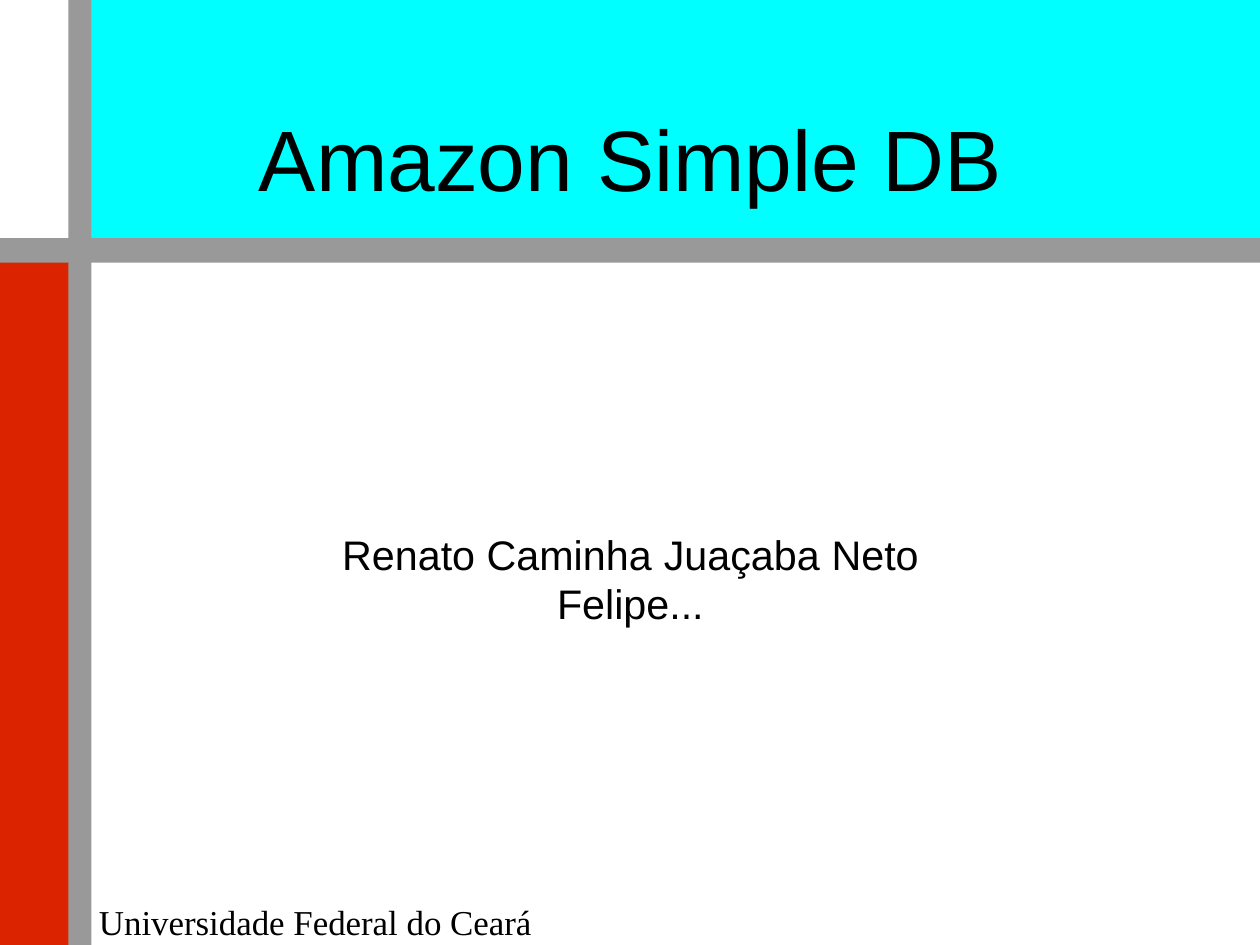
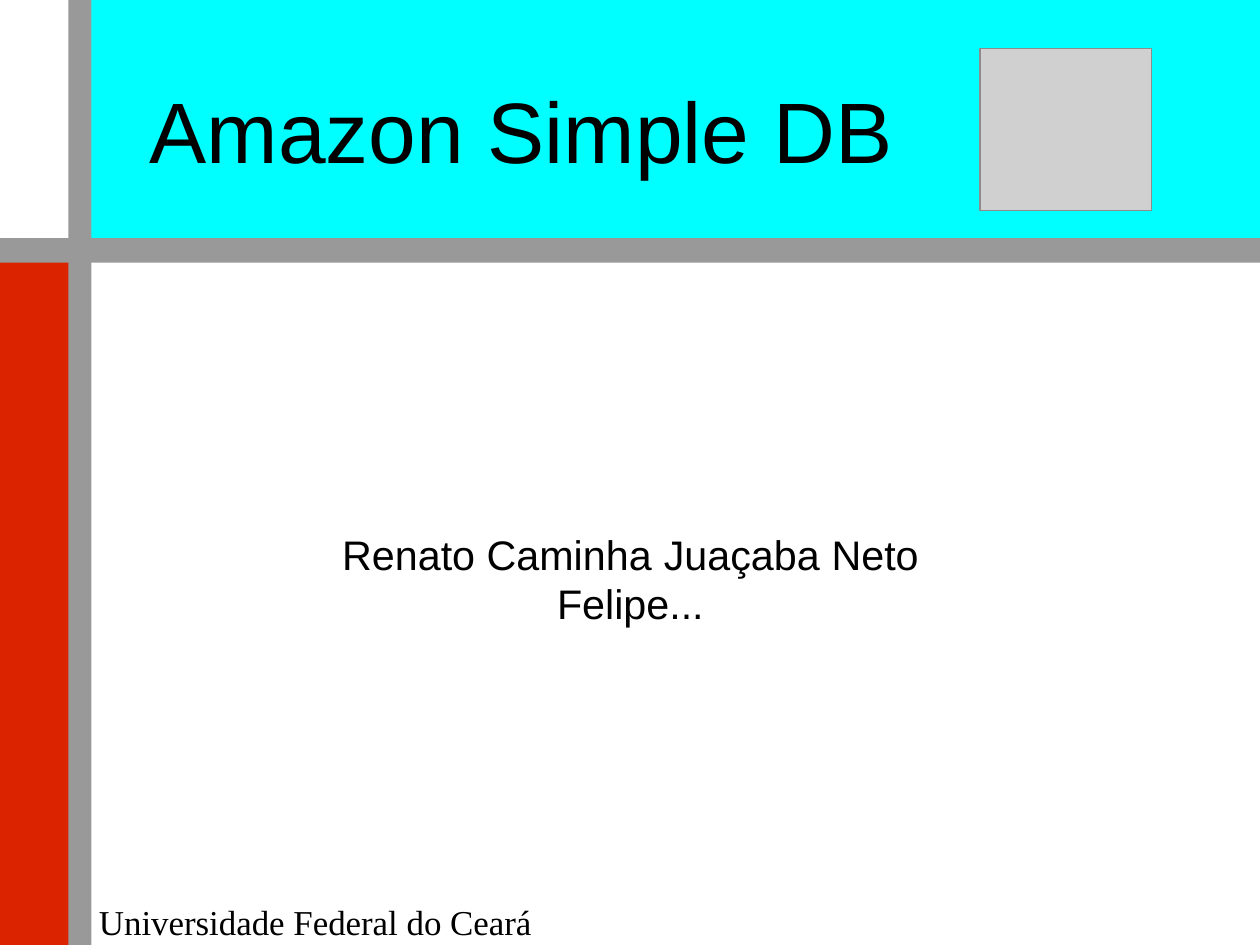
Before and after one commit to renatocjn/NoSQL_TF, a slide deck: slide 1 of Apresentação.odp. Drawn at 1260x945 pixels with LibreOffice and Linux fonts; fonts in the diff are those of the drawing; grey boxes stand for pictures; background and template pictures are left out. Boxes give left, top, right and bottom in pixels: in the first picture for what was removed or moved away, otherwise in the second. Text is boxed around its words. In the diff, an @@ line names an element or a change of style, - is before the commit and + after.

Commit message:
logo amazon sdb

```diff
--- a/Apresentação.odp
+++ b/Apresentação.odp
@@ title "Amazon Simple DB": place and size @@
-title "Amazon Simple DB" at (259, 129, 1002, 207)
+title "Amazon Simple DB" at (150, 101, 892, 179)
@@ picture added at (980, 49, 1151, 210) @@
```
